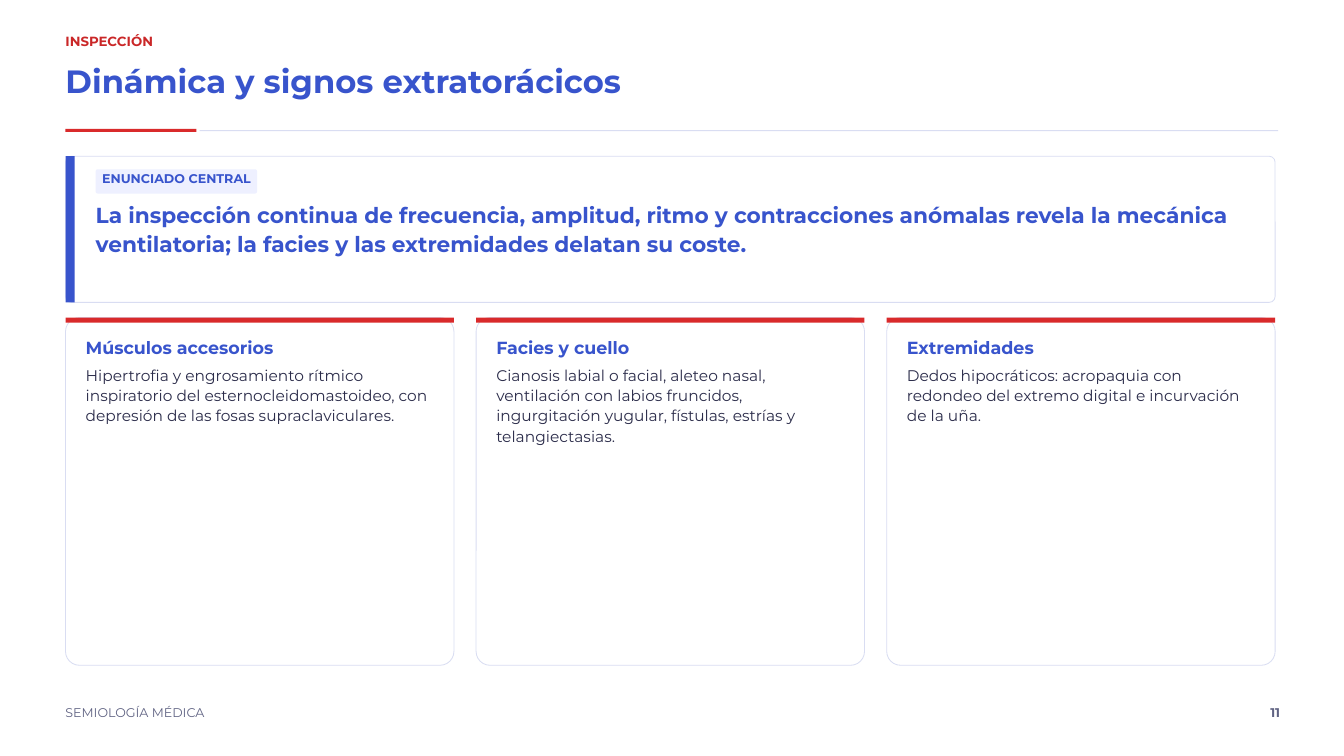
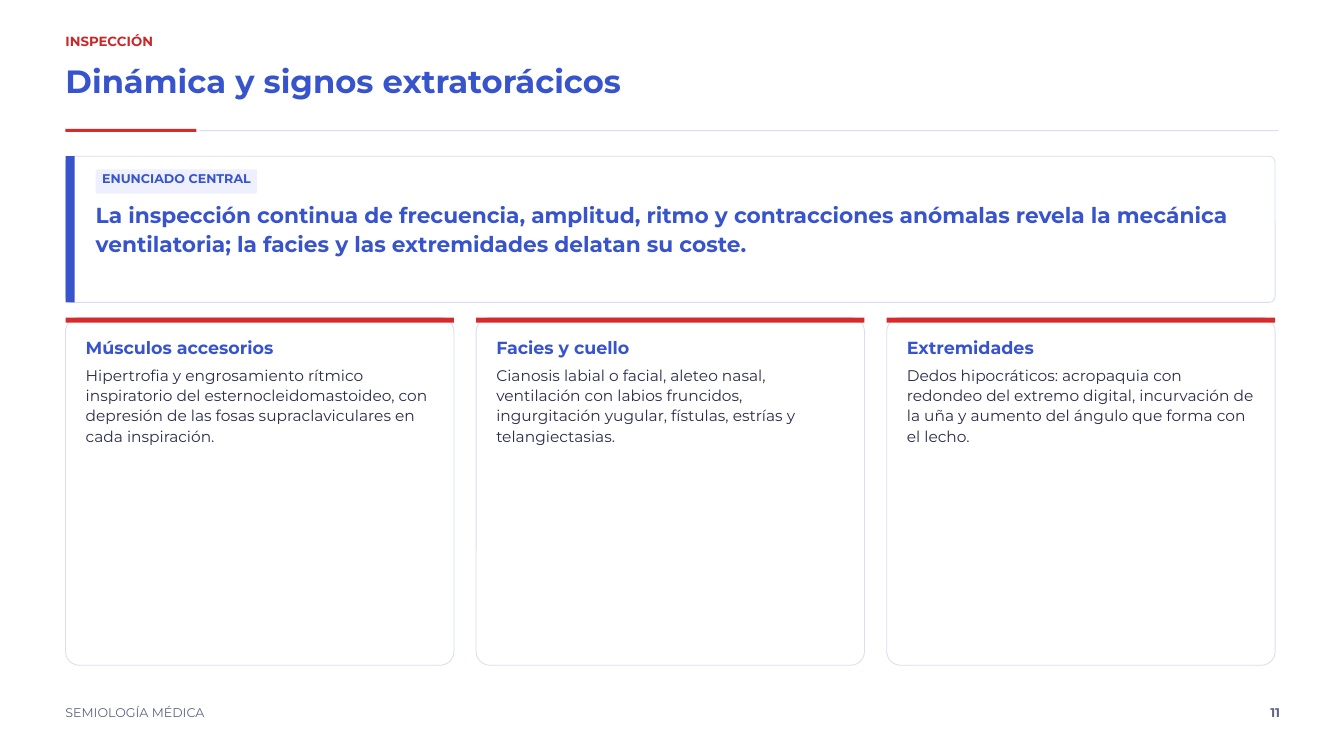
Before and after one commit to rpsin9096/slide-repo-v1, a slide deck: slide 11 of decks/semiotecnia-torax/semiotecnia_del_torax.pptx. Drawn at 1344x756 pixels with LibreOffice and Linux fonts; fonts in the diff are those of the drawing. Boxes give left, top, right and bottom in pixels: in the first picture for what was removed or moved away, otherwise in the second. Text is boxed around its words. In the diff, an @@ line names an element or a change of style, - is before the commit and + after.

```diff
--- a/decks/semiotecnia-torax/semiotecnia_del_torax.pptx
+++ b/decks/semiotecnia-torax/semiotecnia_del_torax.pptx
@@ text at (x1=86, y1=369, x2=428, y2=445): text changed @@
-Hipertrofia y engrosamiento rítmico inspiratorio del esternocleidomastoideo, con depresión de las fosas supraclaviculares.
+Hipertrofia y engrosamiento rítmico inspiratorio del esternocleidomastoideo, con depresión de las fosas supraclaviculares en cada inspiración.
@@ text at (x1=907, y1=369, x2=1254, y2=442): text changed @@
-Dedos hipocráticos: acropaquia con redondeo del extremo digital e incurvación de la uña.
+Dedos hipocráticos: acropaquia con redondeo del extremo digital, incurvación de la uña y aumento del ángulo que forma con el lecho.
```
Also in this commit, not shown: 5 other slides changed, 5 other files.
